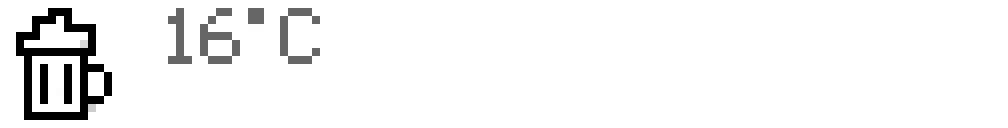
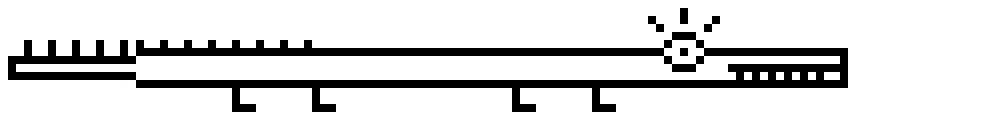
The second 1008 × 128 image is a revision of the first. Changes to its layers:
hid group "temperature" (5 layers) over [136, 8, 352, 112]
hid group "weather" (13 layers) over [8, 8, 240, 120]
renamed "scanline_vr" to "crocodile", showed it, painted on it over [8, 8, 848, 120]
